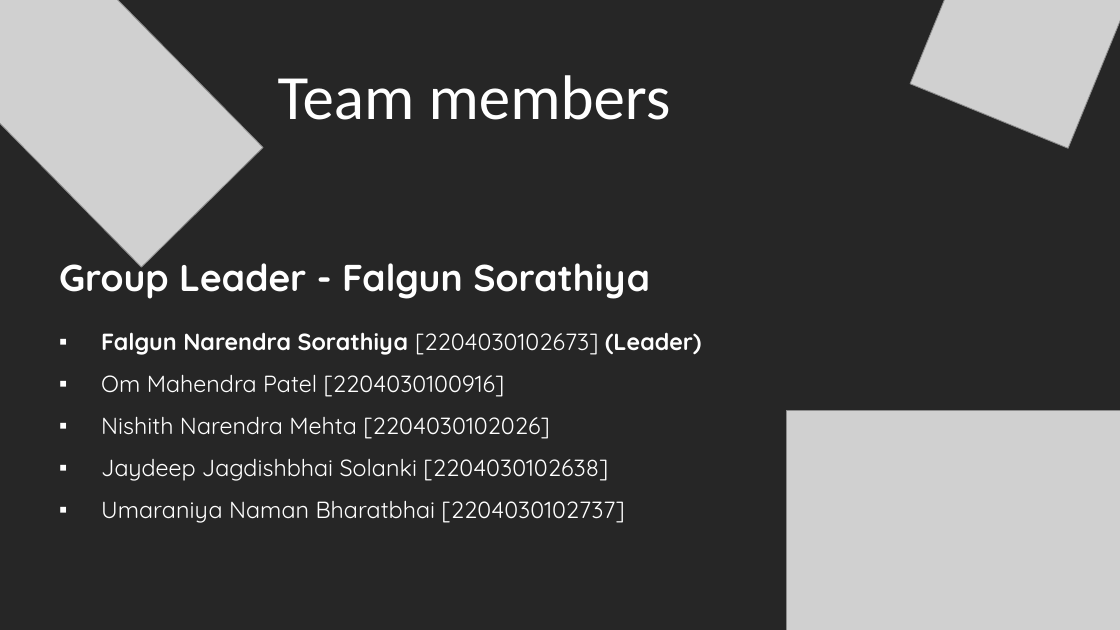
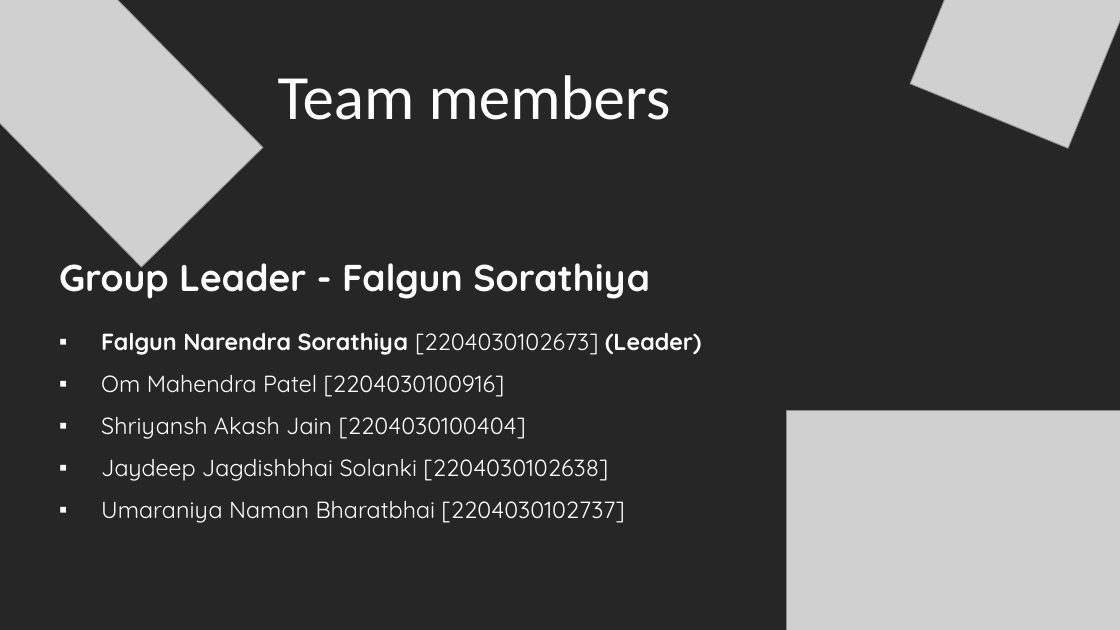
Before and after one commit to Falgun262326/Vectrofy-Local, a slide deck: slide 3 of others/Vectrofy.pptx. Drawn at 1120x630 pixels with LibreOffice and Linux fonts; fonts in the diff are those of the drawing; grey boxes stand for pictures. Boxes give left, top, right and bottom in pixels: in the first picture for what was removed or moved away, otherwise in the second. Text is boxed around its words. In the diff, an @@ line names an element or a change of style, - is before the commit and + after.

Commit message:
minor update on ppt

```diff
--- a/others/Vectrofy.pptx
+++ b/others/Vectrofy.pptx
@@ text at [101, 417, 526, 439]: text changed @@
-▪ Nishith Narendra Mehta [2204030102026]
+▪ Shriyansh Akash Jain [2204030100404]
```
